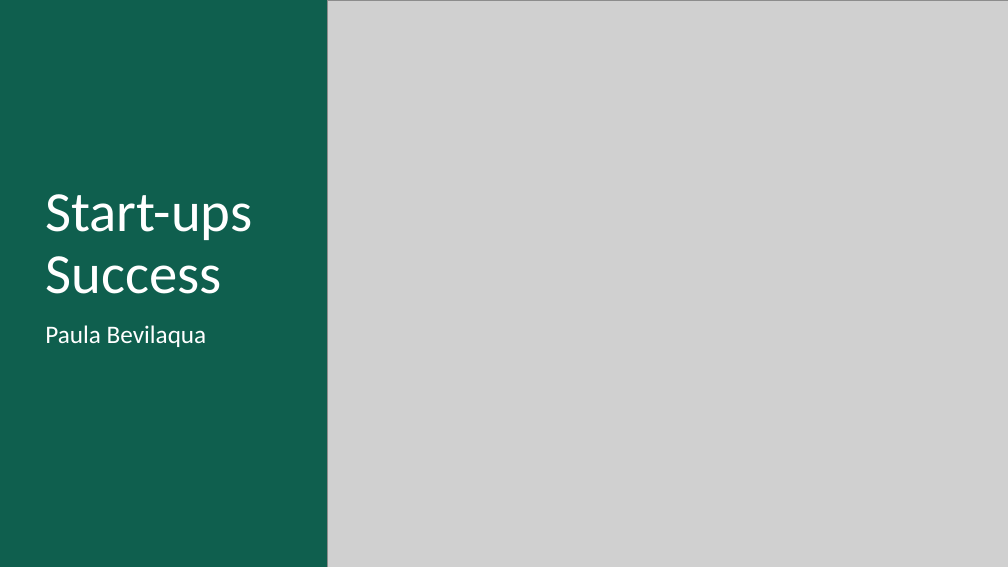
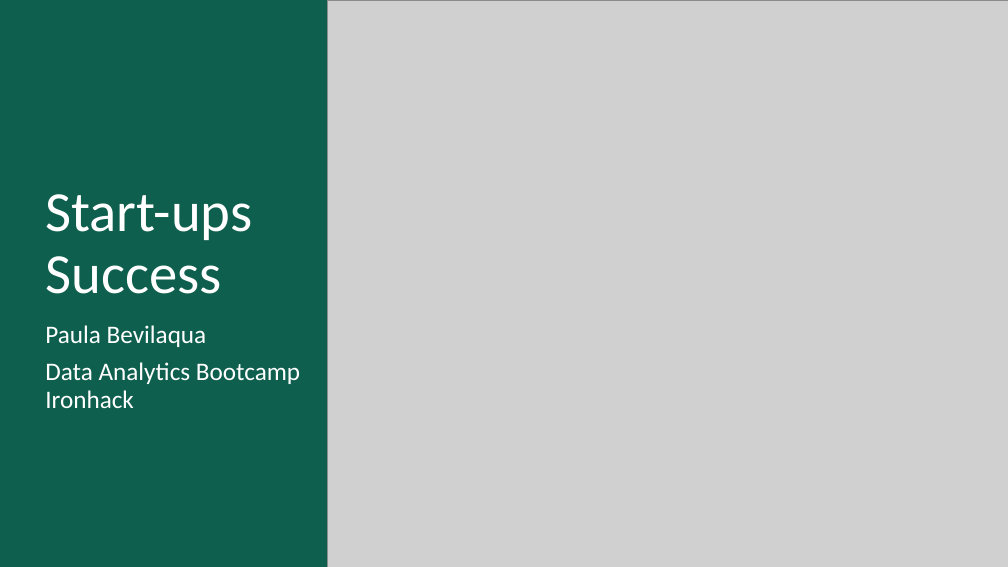
Before and after one commit to Paulabvc/startups_project, a slide deck: slide 1 of Final_project_startup/Presentation/final_startup.pptm. Drawn at 1008x567 pixels with LibreOffice and Linux fonts; fonts in the diff are those of the drawing; grey boxes stand for pictures; background and template pictures are left out. Boxes give left, top, right and bottom in pixels: in the first picture for what was removed or moved away, otherwise in the second. Text is boxed around its words. In the diff, an @@ line names an element or a change of style, - is before the commit and + after.

```diff
--- a/Final_project_startup/Presentation/final_startup.pptm
+++ b/Final_project_startup/Presentation/final_startup.pptm
@@ subtitle at (45, 362, 300, 408): paragraph added @@
+Data Analytics Bootcamp Ironhack
```
Also in this commit, not shown: 2 other slides changed, 3 slides added, 1 slide removed, 2 other files.
